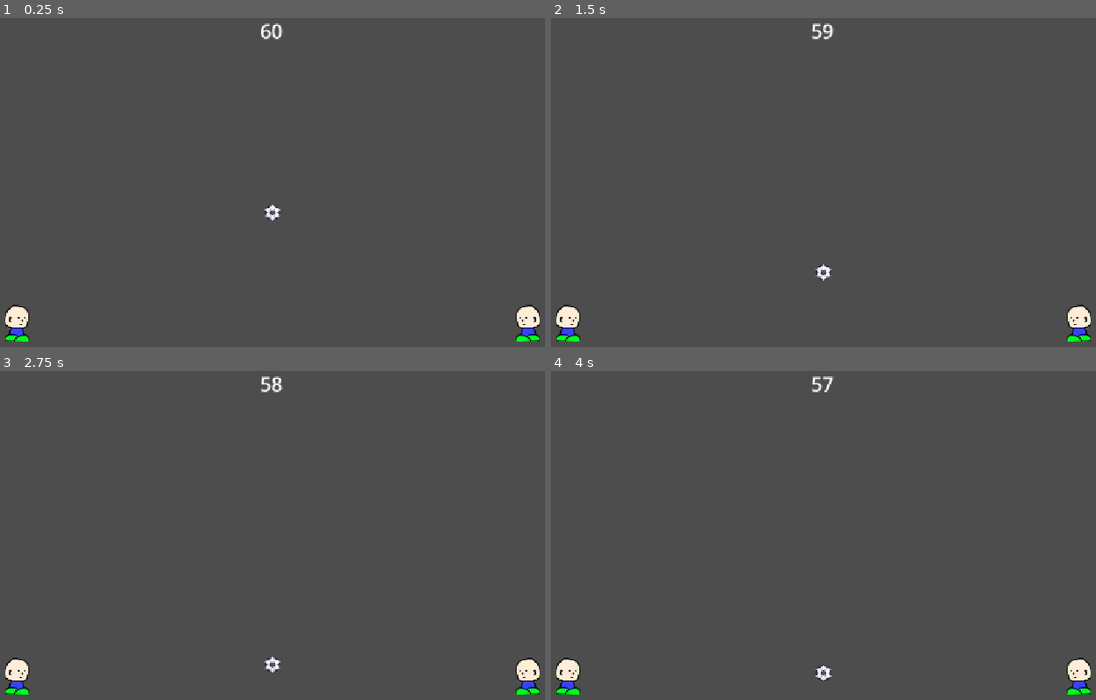
Above: before the commit, frames 1-4 (two rows, left to right).
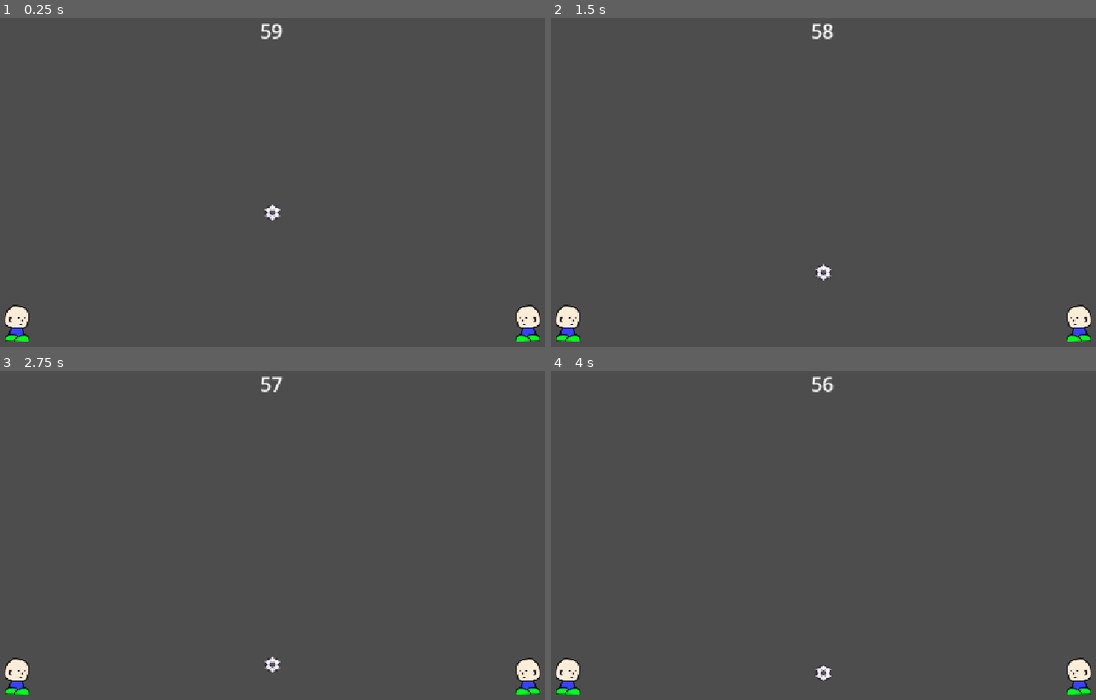
Above: after the commit, the same moments.

Repository: DidaBruno/Cardball
Game: Godot game, scene res://scenes/pitch.tscn
Two runs of this game, one before a commit and one after it. Both use one fixed random seed, a clock stepped at 60 frames per second and the inputs below. The project has no main scene, so this scene is started directly.
Inputs:
- Up to frame 1 (0.25 s): no input
- Up to frame 2 (1.5 s): no input
- Up to frame 3 (2.75 s): no input
- Up to frame 4 (4 s): no input

The runs differ from the first frame. In frame 1, less than 0.1% of the frame differs, in the area x 47-52%, y 1-7%; in frame 2, less than 0.1%; in frame 3, less than 0.1%; in frame 4, less than 0.1%, in the area x 49-52%, y 1-7%.

Commit message:
Phase 1: Minor changes

Diff:
--- a/scripts/pitch.gd
+++ b/scripts/pitch.gd
@@ -20,7 +20,8 @@
 
 func _process(delta: float) -> void:
 	if not match_over:
-		var seconds_left := int(ceil(match_timer.time_left))
+		var seconds_left := int(floor(match_timer.time_left))
+		seconds_left = max(seconds_left, 0)
 		timer_label.text = str(seconds_left)
 
 func _on_goal_left_entered(body: Node) -> void:
Not shown, changed: README.md
